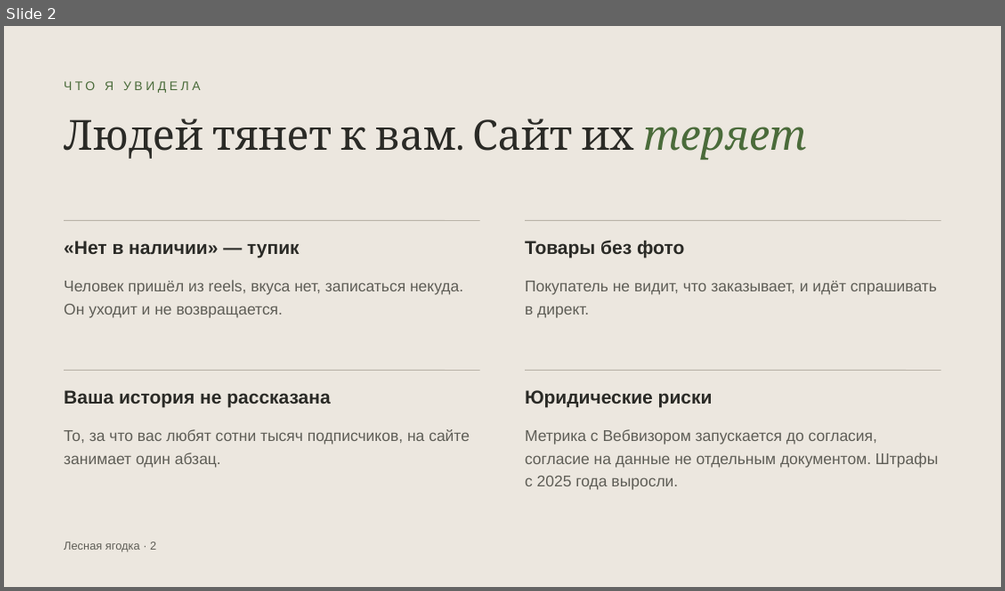
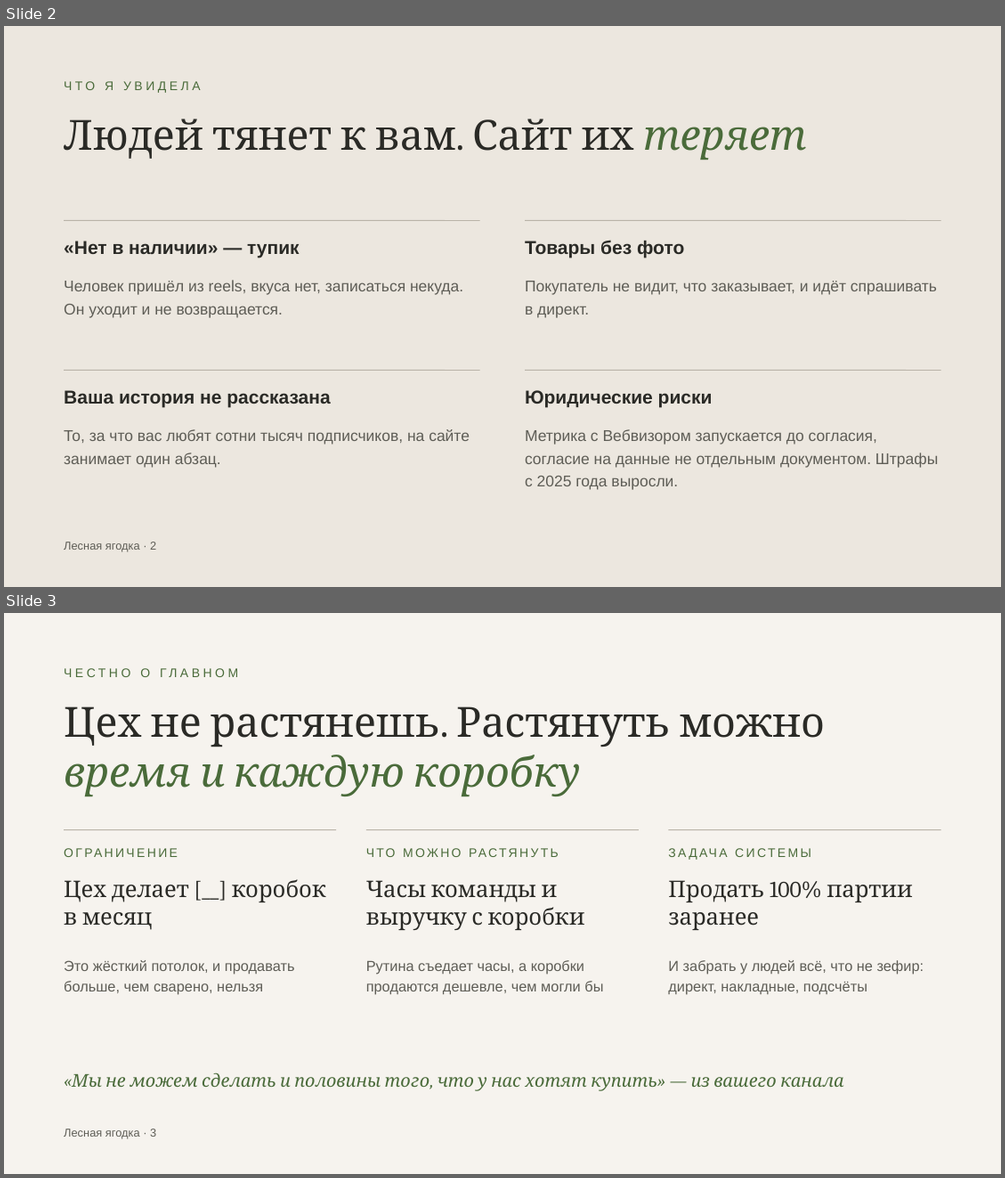
Before and after one commit to ellischment/svoya_ferma, a slide deck: docs/preview/lesnaya-yagodka-predlozhenie.pptx. Shown one above the other, each under a label of ours: slide 2 before the commit, slides 2 and 3 after it. The pictures are 1005x591 and 1005x1178 pixels, drawn with LibreOffice and Linux fonts; fonts in the diff are those of the drawing. Boxes give left, top, right and bottom in pixels: in the first picture for what was removed or moved away, otherwise in the second. Text is boxed around its words. In the diff, an @@ line names an element or a change of style, - is before the commit and + after.

```diff
--- a/docs/preview/lesnaya-yagodka-predlozhenie.pptx
+++ b/docs/preview/lesnaya-yagodka-predlozhenie.pptx
@@ slide 3 added at (x1=4, y1=613, x2=1001, y2=1174), background #F6F3EE @@
@@ text added at (x1=64, y1=668, x2=150, y2=677), 12 pt, text #4A6B3A @@
+ЧЕСТНО О ГЛАВНОМ
@@ text added at (x1=64, y1=706, x2=825, y2=796), 40 pt, text #2A2A26 @@
+Цех не растянешь. Растянуть можно время и каждую коробку
@@ line added from (64, 830) to (336, 830), #B9B3A8 0.75 pt @@
@@ text added at (x1=64, y1=844, x2=336, y2=871), 12 pt, text #4A6B3A @@
+ОГРАНИЧЕНИЕ
@@ line added from (366, 830) to (639, 830), #B9B3A8 0.75 pt @@
@@ text added at (x1=366, y1=844, x2=638, y2=871), 12 pt, text #4A6B3A @@
+ЧТО МОЖНО РАСТЯНУТЬ
@@ line added from (669, 830) to (941, 830), #B9B3A8 0.75 pt @@
@@ text added at (x1=669, y1=844, x2=941, y2=871), 12 pt, text #4A6B3A @@
+ЗАДАЧА СИСТЕМЫ
@@ text added at (x1=64, y1=879, x2=326, y2=930), 22 pt, text #2A2A26 @@
+Цех делает [__] коробок в месяц
@@ text added at (x1=366, y1=880, x2=585, y2=930), 22 pt, text #2A2A26 @@
+Часы команды и выручку с коробки
@@ text added at (x1=668, y1=880, x2=912, y2=930), 22 pt, text #2A2A26 @@
+Продать 100% партии заранее
@@ text added at (x1=64, y1=960, x2=295, y2=995), 14 pt, text #5E5D56 @@
+Это жёсткий потолок, и продавать больше, чем сварено, нельзя
@@ text added at (x1=366, y1=960, x2=603, y2=995), 14 pt, text #5E5D56 @@
+Рутина съедает часы, а коробки продаются дешевле, чем могли бы
@@ text added at (x1=668, y1=960, x2=924, y2=995), 14 pt, text #5E5D56 @@
+И забрать у людей всё, что не зефир: директ, накладные, подсчёты
@@ text added at (x1=72, y1=1072, x2=843, y2=1091), 17 pt, text #4A6B3A, italic @@
+«Мы не можем сделать и половины того, что у нас хотят купить» — из вашего канала
@@ text added at (x1=64, y1=1128, x2=156, y2=1139), 11 pt, text #5E5D56 @@
+Лесная ягодка · 3
```
Also in this commit, not shown: 2 slides changed, 2 other slides added, 3 slides removed.
